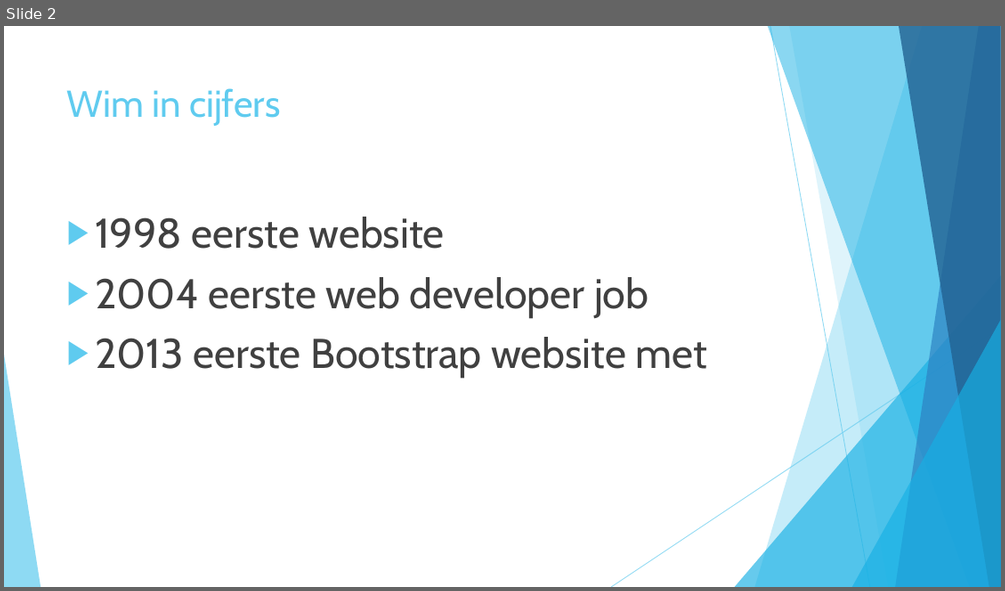
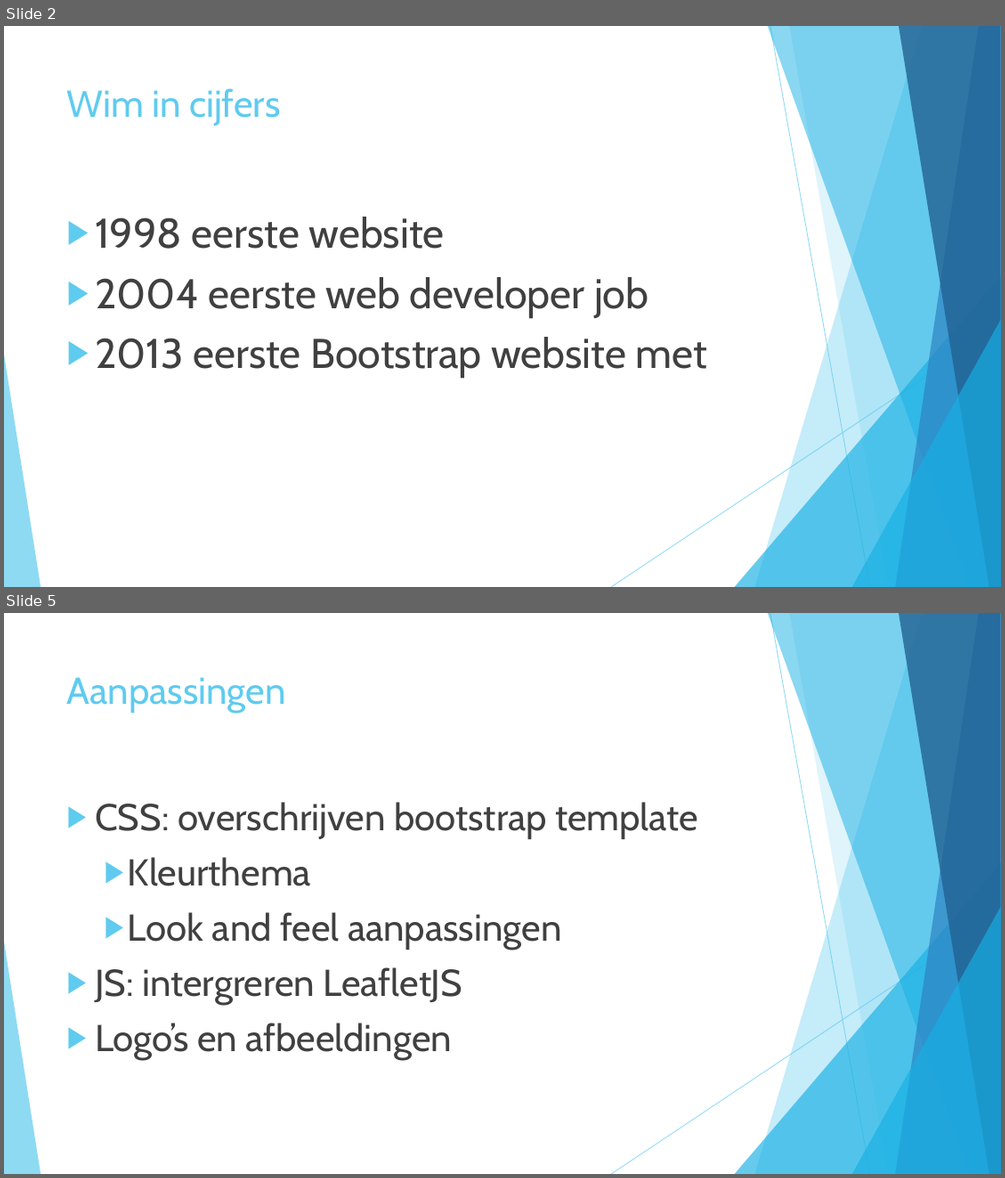
Before and after one commit to wimbou78/portfolio, a slide deck: portfolio.pptx. Shown one above the other, each under a label of ours: slide 2 before the commit, slides 2 and 5 after it; the slides between them are not shown. The pictures are 1005x591 and 1005x1178 pixels, drawn with LibreOffice and Linux fonts; fonts in the diff are those of the drawing. Boxes give left, top, right and bottom in pixels: in the first picture for what was removed or moved away, otherwise in the second. Text is boxed around its words. In the diff, an @@ line names an element or a change of style, - is before the commit and + after.

```diff
--- a/portfolio.pptx
+++ b/portfolio.pptx
@@ slide 5 added at (4,613,1001,1174), background #FFFFFF; not listed: 10 template elements that a slide beside it also shows @@
@@ title added at (67,677,286,713), 36 pt, text #5FCBEF @@
+Aanpassingen
@@ text added at (95,802,698,1060), 36 pt, text #404040 @@
+▶ CSS: overschrijven bootstrap template
+  ▶ Kleurthema
+  ▶ Look and feel aanpassingen
+▶ JS: intergreren LeafletJS
+▶ Logo’s en afbeeldingen
```
Also in this commit, not shown: 1 slide changed, 1 other slide added, 1 other file.
